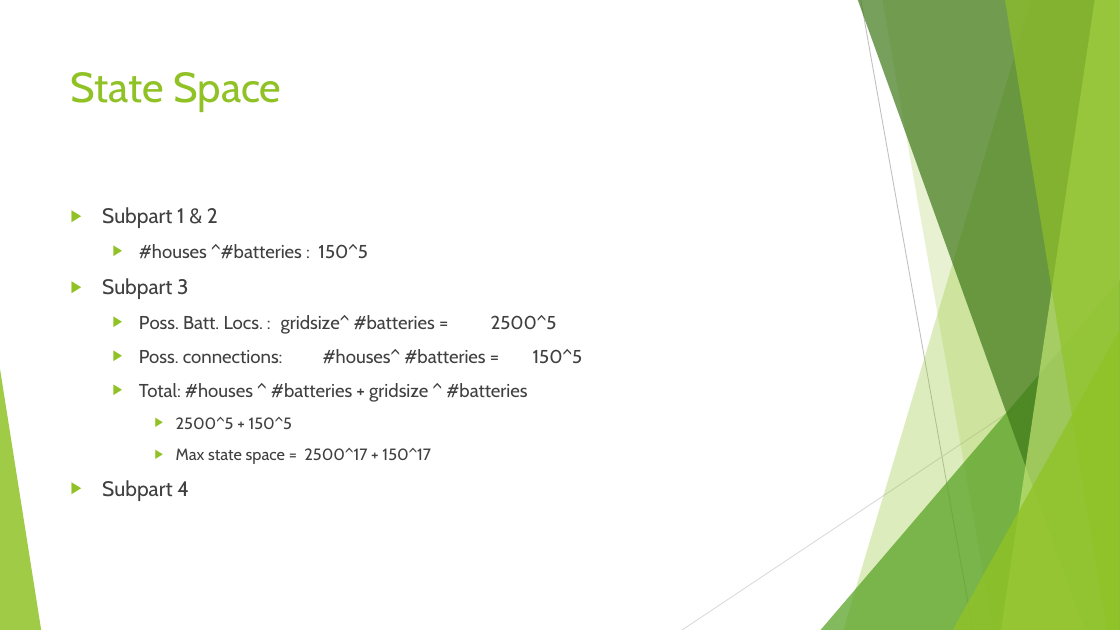
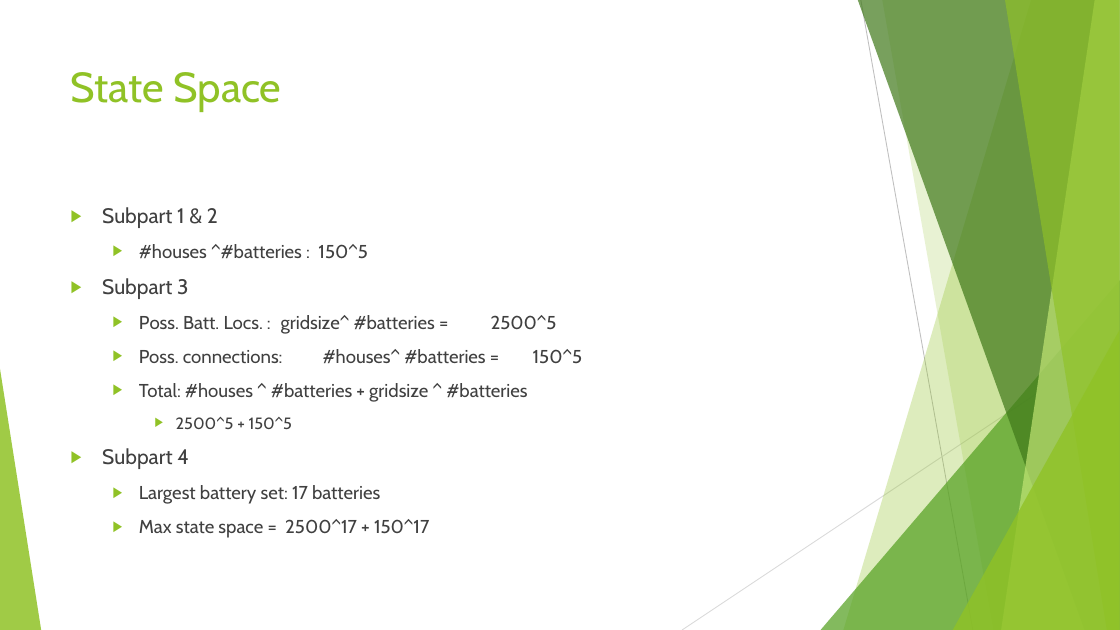
Before and after one commit to JSMR-heuristics/JSMR, a slide deck: slide 4 of results/pres_figures/EndPres.pptx. Drawn at 1120x630 pixels with LibreOffice and Linux fonts; fonts in the diff are those of the drawing. Boxes give left, top, right and bottom in pixels: in the first picture for what was removed or moved away, otherwise in the second. Text is boxed around its words. In the diff, an @@ line names an element or a change of style, - is before the commit and + after.

```diff
--- a/results/pres_figures/EndPres.pptx
+++ b/results/pres_figures/EndPres.pptx
@@ text at (102,448,380,504): paragraphs added @@
+▶ Subpart 4
+  ▶ Largest battery set: 17 batteries
@@ text at (102,480,189,501): paragraph removed @@
-▶ Subpart 4
@@ text at (139,519,429,538): size 14 to 16 pt in "Max state space = 2500^17 + 150^17"; list level 3 to 2 in "Max state space = 2500^17 ..." @@
```
Also in this commit, not shown: 1 other slide changed, 2 slides added, 2 slides removed, 3 other files.
